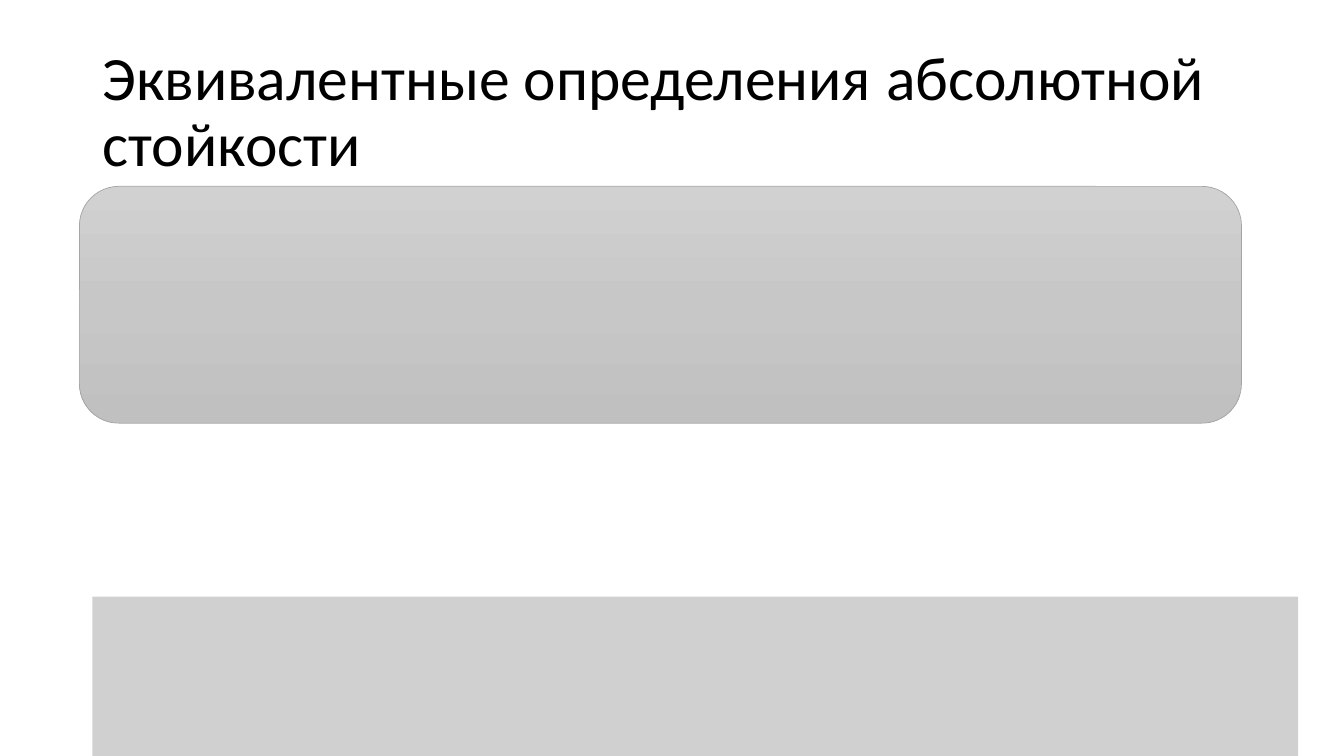
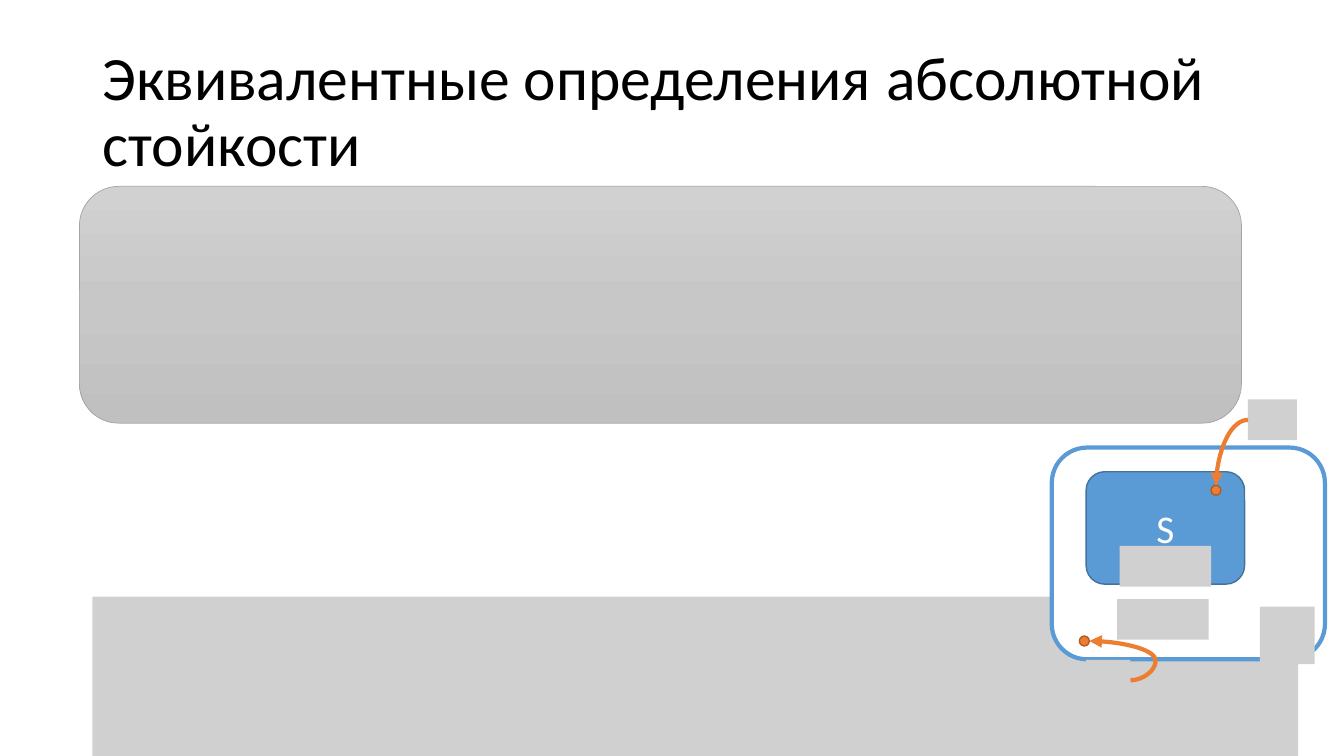
Before and after one commit to CryptoCourse/CryptoLectures, a slide deck: slide 56 of Lectures/Lecture1.pptx (slide 45 before the commit). Drawn at 1344x756 pixels with LibreOffice and Linux fonts; fonts in the diff are those of the drawing; grey boxes stand for pictures. Boxes give left, top, right and bottom in pixels: in the first picture for what was removed or moved away, otherwise in the second. Text is boxed around its words. In the diff, an @@ line names an element or a change of style, - is before the commit and + after.

```diff
--- a/Lectures/Lecture1.pptx
+++ b/Lectures/Lecture1.pptx
@@ picture added at <box>1248,399,1298,440</box> @@
@@ rounded rectangle added at <box>1052,448,1325,659</box>, fill #FFFFFF, outline #5B9BD5 3 pt @@
@@ curved arrow added from (1248, 420) to (1216, 485), #ED7D31 3 pt @@
@@ rounded rectangle added at <box>1087,472,1245,585</box>, fill #5B9BD5, outline #43739E 1 pt, 28 pt, text #FFFFFF @@
+S
@@ ellipse added at <box>1212,485,1222,495</box>, fill #ED7D31, outline #AF5C24 1 pt @@
@@ picture added at <box>1120,546,1212,587</box> @@
@@ picture added at <box>1117,599,1209,639</box> @@
@@ picture added at <box>1260,607,1315,664</box> @@
@@ ellipse added at <box>1080,636,1090,646</box>, fill #ED7D31, outline #AF5C24 1 pt @@
@@ curved arrow added from (1131, 681) to (1090, 641), #ED7D31 3 pt @@
@@ picture added at <box>1087,660,1131,701</box> @@
```
Also in this commit, not shown: 9 other slides changed, 13 slides added, 1 slide removed, 1 other file.
